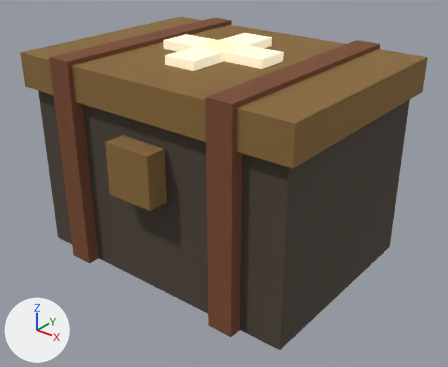
Two versions of the glTF model projects/02-barcode-game/v2-relic-ark/static/art/iso_sea/sealed_box_medical.glb, one commit apart.
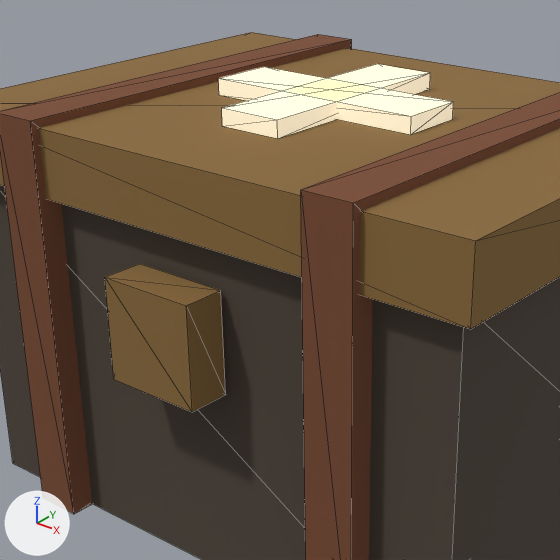
Old and new are each drawn whole from a camera (50 mm lens) standing at (0.869, -1.077, 0.839) and looking at (0.032, -0.031, 0.19) and again close up on the part from 11% to 76% of the width and 0% to 78% of the height. Every picture has the same lights, and +X, +Y and +Z are marked at lower left. The first two pictures are the older version. The close-ups show mesh edges as thin lines. Vertices at exactly the same position are counted once.

In view in the first close-up: 'sealed_box_medical'.
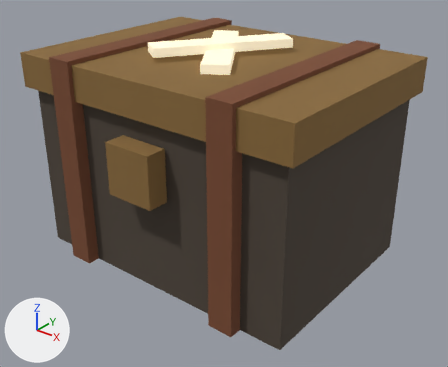
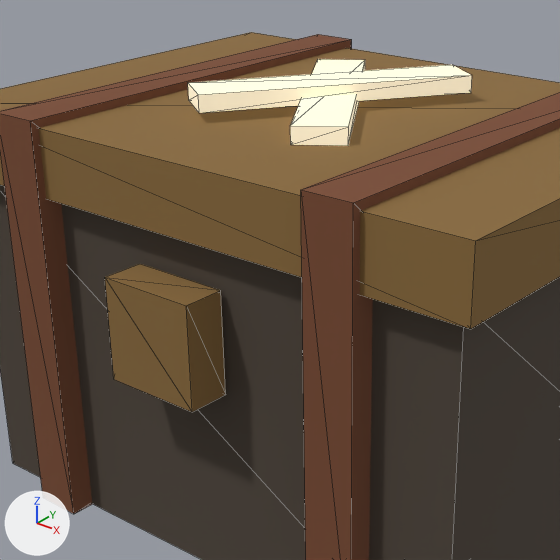
Location of each change, (x1, y1, x2, y2) in pixels of the close-ups (560 x 560 px; the box of a moved part takes in the faces that stretch with it):
```json
{"part": 1, "of": "me_body", "change": "moved or reshaped", "before": [222, 64, 430, 139], "after": [290, 59, 365, 146]}
{"part": 2, "of": "me_body", "change": "moved or reshaped", "before": [218, 67, 453, 135], "after": [188, 65, 472, 113]}
```

Scene script edits in JSON lines:
```json
{"block": "me_body", "where": "# used by ob_sealed_box_medical; location = (0.0, 0.0, 0.21)"}
{"op": "remove", "block": "me_body", "code": "me_body.from_pydata(...)  # 56 vertices, 84 faces; spans x -0.37..0.37, y -0.305..0.28, z -0.21..0.3"}
{"op": "add", "block": "me_body", "code": "me_body.from_pydata(...)  # 56 vertices, 84 faces; spans x -0.37..0.37, y -0.305..0.28, z -0.21..0.312"}
{"block": "me_body", "change": "me_body part 1"}
{"op": "set", "path": "me_body.vertices[40].co", "old": "(-0.04, -0.14, 0.28)", "new": "(0.066, -0.149, 0.28)", "note": "pixel (222, 126) -> pixel (290, 144)"}
{"op": "set", "path": "me_body.vertices[41].co", "old": "(0.04, -0.14, 0.28)", "new": "(0.115, -0.115, 0.28)", "note": "pixel (277, 138) -> pixel (348, 145)"}
{"op": "set", "path": "me_body.vertices[42].co", "old": "(0.04, 0.14, 0.28)", "new": "(-0.066, 0.149, 0.28)", "note": "pixel (429, 89) -> not seen"}
{"op": "set", "path": "me_body.vertices[43].co", "old": "(-0.04, 0.14, 0.28)", "new": "(-0.115, 0.115, 0.28)"}
{"op": "set", "path": "me_body.vertices[44].co", "old": "(-0.04, -0.14, 0.3)", "new": "(0.066, -0.149, 0.3)", "note": "pixel (221, 107) -> pixel (290, 125)"}
{"op": "set", "path": "me_body.vertices[45].co", "old": "(0.04, -0.14, 0.3)", "new": "(0.115, -0.115, 0.3)", "note": "pixel (277, 119) -> pixel (348, 126)"}
{"op": "set", "path": "me_body.vertices[46].co", "old": "(0.04, 0.14, 0.3)", "new": "(-0.066, 0.149, 0.3)", "note": "pixel (430, 72) -> pixel (365, 59)"}
{"op": "set", "path": "me_body.vertices[47].co", "old": "(-0.04, 0.14, 0.3)", "new": "(-0.115, 0.115, 0.3)", "note": "pixel (377, 63) -> pixel (317, 59)"}
{"block": "me_body", "change": "me_body part 2"}
{"op": "set", "path": "me_body.vertices[48].co", "old": "(-0.14, -0.04, 0.28)", "new": "(-0.115, -0.115, 0.292)", "note": "pixel (219, 95) -> pixel (188, 100)"}
{"op": "set", "path": "me_body.vertices[49].co", "old": "(0.14, -0.04, 0.28)", "new": "(-0.066, -0.149, 0.292)", "note": "pixel (410, 134) -> pixel (199, 113)"}
{"op": "set", "path": "me_body.vertices[50].co", "old": "(0.14, 0.04, 0.28)", "new": "(0.115, 0.115, 0.292)", "note": "pixel (452, 119) -> pixel (471, 92)"}
{"op": "set", "path": "me_body.vertices[51].co", "old": "(-0.14, 0.04, 0.28)", "new": "(0.066, 0.149, 0.292)"}
{"op": "set", "path": "me_body.vertices[52].co", "old": "(-0.14, -0.04, 0.3)", "new": "(-0.115, -0.115, 0.312)", "note": "pixel (218, 78) -> pixel (187, 82)"}
{"op": "set", "path": "me_body.vertices[53].co", "old": "(0.14, -0.04, 0.3)", "new": "(-0.066, -0.149, 0.312)", "note": "pixel (411, 116) -> pixel (198, 94)"}
{"op": "set", "path": "me_body.vertices[54].co", "old": "(0.14, 0.04, 0.3)", "new": "(0.115, 0.115, 0.312)", "note": "pixel (453, 101) -> pixel (472, 75)"}
{"op": "set", "path": "me_body.vertices[55].co", "old": "(-0.14, 0.04, 0.3)", "new": "(0.066, 0.149, 0.312)", "note": "pixel (263, 66) -> pixel (452, 64)"}
```
